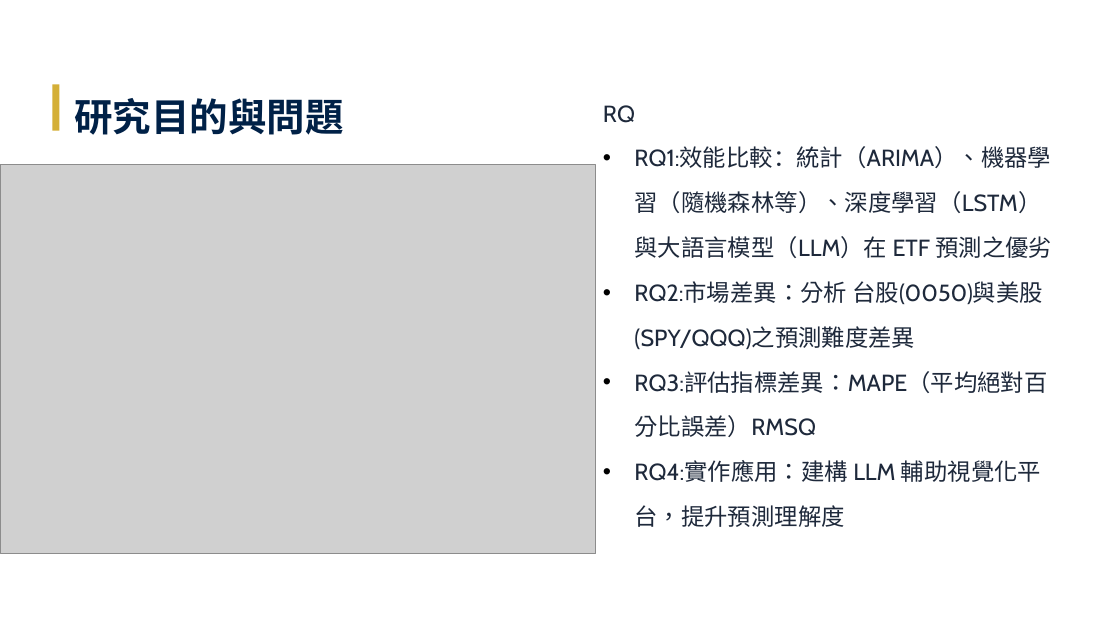
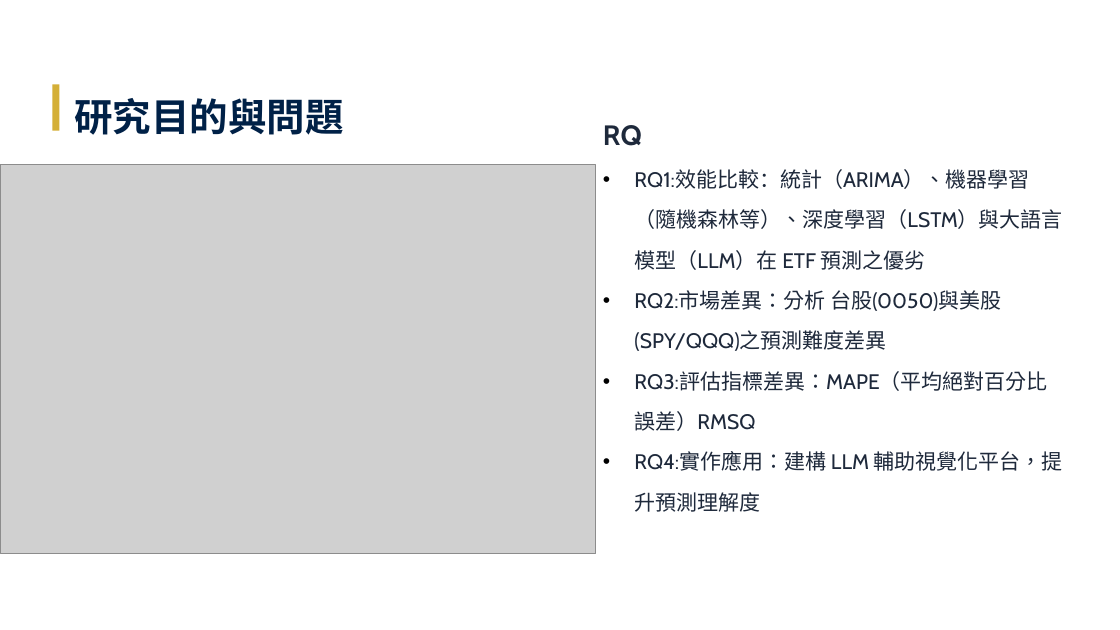
Before and after one commit to Tzu-Lin/ETF-AI-Project, a slide deck: slide 6 of 林子瑜-LLM_ETF_修訂七版_v20260611.pptx. Drawn at 1120x630 pixels with LibreOffice and Linux fonts; fonts in the diff are those of the drawing; grey boxes stand for pictures. Boxes give left, top, right and bottom in pixels: in the first picture for what was removed or moved away, otherwise in the second. Text is boxed around its words. In the diff, an @@ line names an element or a change of style, - is before the commit and + after.

Commit message:
06161148

```diff
--- a/林子瑜-LLM_ETF_修訂七版_v20260611.pptx
+++ b/林子瑜-LLM_ETF_修訂七版_v20260611.pptx
@@ text "RQ" moved from (x1=603, y1=105, x2=1052, y2=527) to (x1=603, y1=125, x2=1063, y2=512) @@
@@ text "RQ" at (x1=603, y1=125, x2=1063, y2=512): size 20 to 24 pt, bold on in "RQ"; size 20 to 18 pt @@
```
Also in this commit, not shown: 2 other slides changed.
